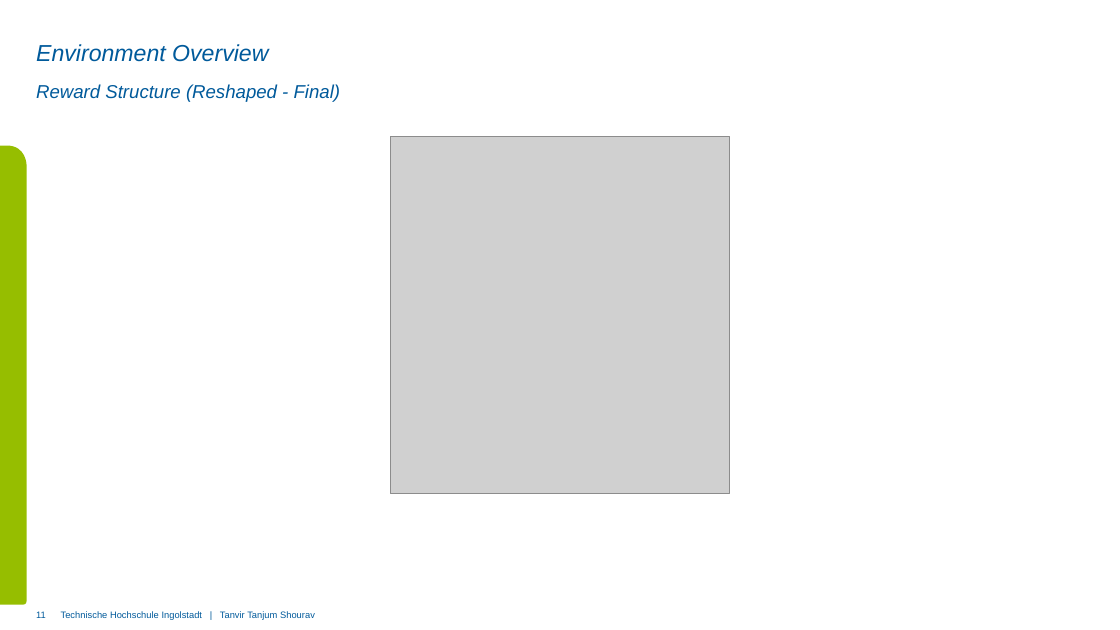
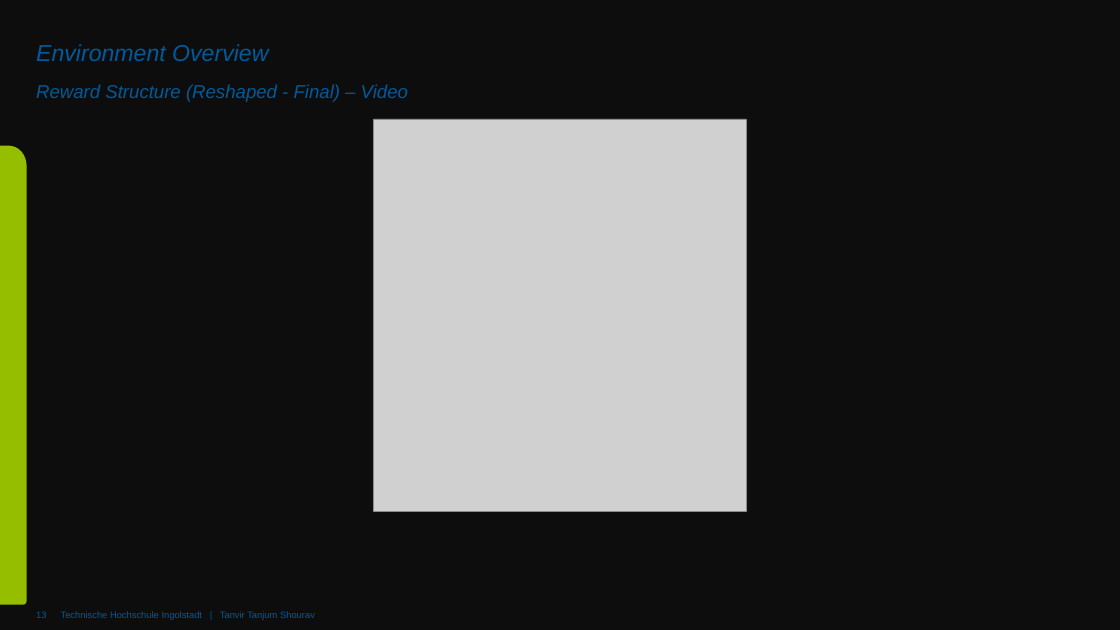
Before and after one commit to tanvirtanjum/THI_SS2025_PADM_PROJECT, a slide deck: slide 13 of Presentation and submission/PADM_00170500.pptx (slide 11 before the commit). Drawn at 1120x630 pixels with LibreOffice and Linux fonts; fonts in the diff are those of the drawing; grey boxes stand for pictures; background and template pictures are left out. Boxes give left, top, right and bottom in pixels: in the first picture for what was removed or moved away, otherwise in the second. Text is boxed around its words. In the diff, an @@ line names an element or a change of style, - is before the commit and + after.

```diff
--- a/Presentation and submission/PADM_00170500.pptx
+++ b/Presentation and submission/PADM_00170500.pptx
@@ background #FFFFFF to #0D0D0D @@
@@ subtitle at <box>36,84,408,102</box>: text changed @@
-Reward Structure (Reshaped - Final)
+Reward Structure (Reshaped - Final) – Video
@@ picture: place and size @@
-picture at <box>391,136,730,493</box>
+picture at <box>374,119,746,512</box>
@@ page number at <box>36,611,46,618</box>: text changed @@
-11
+13
```
Also in this commit, not shown: 10 other slides changed, 2 slides added, 5 other files.
